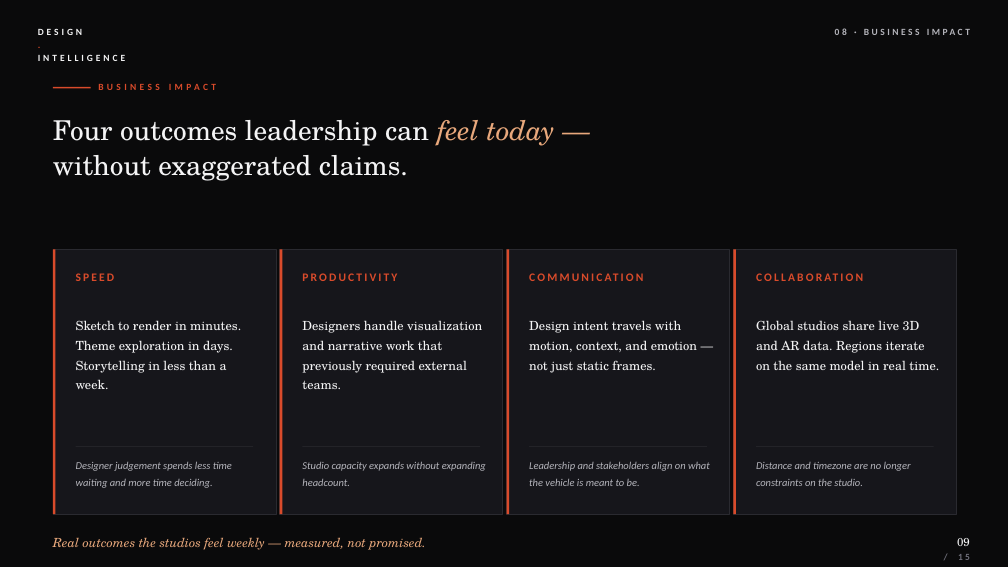
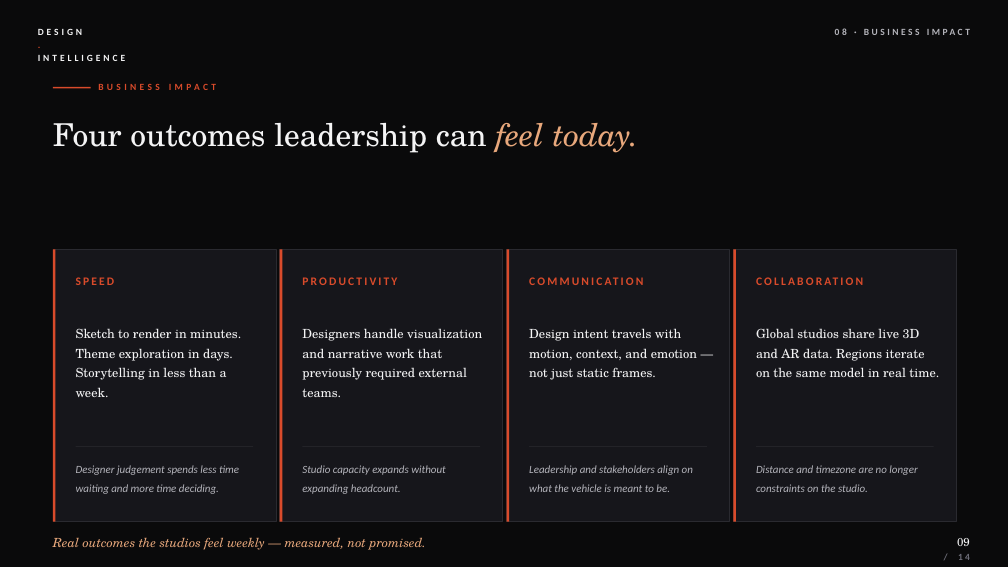
Before and after one commit to LG-Succe55/CLAUDE, a slide deck: slide 9 of presentations/design-intelligence-executive.pptx. Drawn at 1008x567 pixels with LibreOffice and Linux fonts; fonts in the diff are those of the drawing. Boxes give left, top, right and bottom in pixels: in the first picture for what was removed or moved away, otherwise in the second. Text is boxed around its words. In the diff, an @@ line names an element or a change of style, - is before the commit and + after.

```diff
--- a/presentations/design-intelligence-executive.pptx
+++ b/presentations/design-intelligence-executive.pptx
@@ text at [53, 123, 639, 153]: text changed; size 26 to 30 pt @@
-Four outcomes leadership can feel today —
-without exaggerated claims.
+Four outcomes leadership can feel today.
@@ rectangle: place and size @@
-rectangle at [53, 250, 276, 514]
+rectangle at [53, 250, 276, 522]
@@ rectangle: place and size @@
-rectangle at [53, 250, 55, 514]
+rectangle at [53, 250, 55, 522]
@@ rectangle: place and size @@
-rectangle at [280, 250, 503, 514]
+rectangle at [280, 250, 503, 522]
@@ rectangle: place and size @@
-rectangle at [280, 250, 282, 514]
+rectangle at [280, 250, 282, 522]
@@ rectangle: place and size @@
-rectangle at [507, 250, 730, 514]
+rectangle at [507, 250, 730, 522]
@@ rectangle: place and size @@
-rectangle at [507, 250, 509, 514]
+rectangle at [507, 250, 509, 522]
@@ rectangle: place and size @@
-rectangle at [734, 250, 957, 514]
+rectangle at [734, 250, 957, 522]
@@ rectangle: place and size @@
-rectangle at [734, 250, 736, 514]
+rectangle at [734, 250, 736, 522]
@@ 4 texts: place and size @@
-4 texts at [76, 268, 941, 299]
+4 texts at [76, 272, 941, 302]
@@ text "Sketch to render in minutes. ...": place and size @@
-text "Sketch to render in minutes. ..." at [76, 320, 241, 389]
+text "Sketch to render in minutes. ..." at [76, 328, 241, 397]
@@ text "Designers handle visualization and narrative ...": place and size @@
-text "Designers handle visualization and narrative ..." at [302, 320, 482, 389]
+text "Designers handle visualization and narrative ..." at [302, 328, 482, 397]
@@ text "Design intent travels with motion, ...": place and size @@
-text "Design intent travels with motion, ..." at [529, 320, 697, 373]
+text "Design intent travels with motion, ..." at [529, 328, 697, 380]
@@ text "Global studios share live 3D ...": place and size @@
-text "Global studios share live 3D ..." at [756, 320, 939, 370]
+text "Global studios share live 3D ..." at [756, 328, 939, 377]
@@ size 10 to 10.5 pt in 4 elements at [76, 465, 239, 494], [302, 465, 446, 494], [529, 465, 693, 492], [756, 465, 917, 492] @@
```
Also in this commit, not shown: 6 other slides changed, 7 slides added, 8 slides removed, 11 other files.
